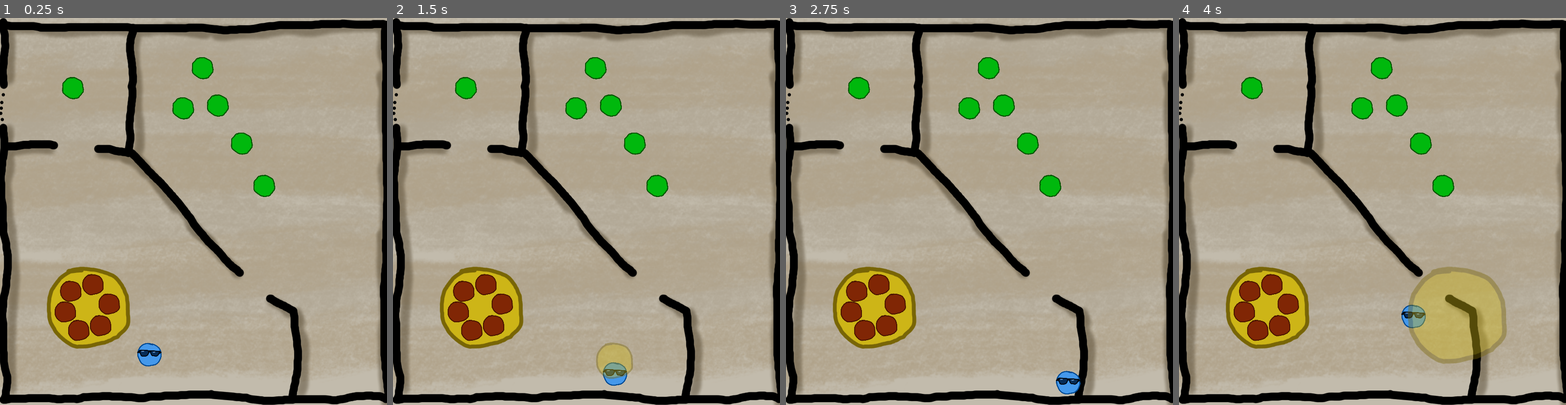
Above: before the commit, frames 1-4 (left to right).
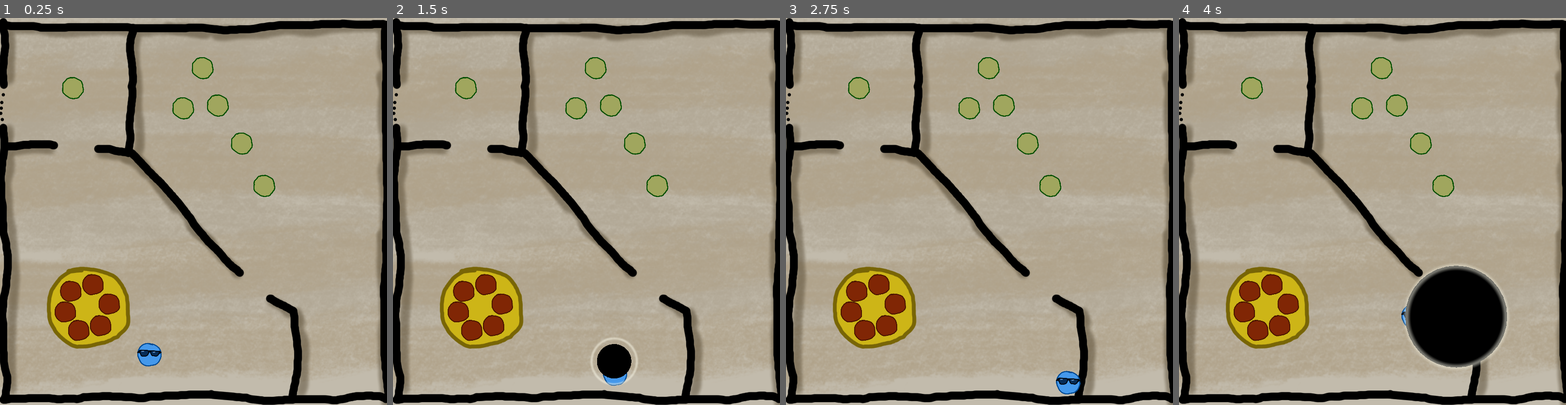
Above: after the commit, the same moments.

Repository: jalarimar/pizza
Game: Godot game, scene res://Level 1.tscn
The game is run twice, just before and just after one commit, with the same random seed, the same clock (stepped at 60 frames per second) and the same inputs.
Inputs (mouse positions are in pixels of both pictures, inside the frame that each line leads up to):
- Up to frame 1 (0.25 s): no input
- Up to frame 2 (1.5 s): tap Enter at 0.5 s; move the mouse to (609, 103) at 0.52 s; hold D (right) 0.53-1.28 s; hold Space (space) 0.53-1.28 s; move the mouse to (632, 141) at 1.27 s; hold S (down) from 1.28 s (still down); tap Space (space) at 1.35 s
- Up to frame 3 (2.75 s): move the mouse to (1049, 184) at 2.02 s; release S (down) at 2.03 s; hold D (right) from 2.03 s (still down); hold Space (space) from 2.03 s (still down)
- Up to frame 4 (4 s): move the mouse to (1360, 107) at 2.77 s; release D (right) at 2.78 s; release Space (space) at 2.78 s; hold W (up) 2.78-3.53 s; tap Space (space) at 2.85 s; move the mouse to (1380, 68) at 3.52 s; hold A (left) from 3.53 s (still down); hold Space (space) from 3.53 s (still down)

The runs differ from the first frame. In frame 1, 1.2% of the frame differs, in the area x 16-71%, y 10-46%; in frame 2, 2.1%; in frame 3, 1.2%; in frame 4, 7.0%, in the area x 16-85%, y 10-91%.

Commit message:
Change image of notification.

Diff:
--- a/Friend.tscn
+++ b/Friend.tscn
@@ -14,7 +14,6 @@
 script = ExtResource( 1 )
 
 [node name="Sprite" type="Sprite" parent="."]
-modulate = Color( 0, 1.10588, 0.146875, 1 )
 texture = ExtResource( 2 )
 __meta__ = {
 "_edit_lock_": true
--- a/Notification.gd
+++ b/Notification.gd
@@ -2,10 +2,15 @@
 
 var speak_range = 0
 var circle_radius = 0
+
+const modifier = 1.2
+const scale_base = Vector2(0.2, 0.2)
+const radius_base = 100
+
 # Called when the node enters the scene tree for the first time.
 func _ready():
-    $Tween.interpolate_property($Sprite, "scale", Vector2(0.1, 0.1), Vector2(speak_range, speak_range), 0.5, Tween.TRANS_LINEAR, Tween.EASE_IN_OUT)
-    $Tween.interpolate_property(self, "circle_radius", 0, speak_range * 100, 0.5, Tween.TRANS_LINEAR, Tween.EASE_IN_OUT)
+    $Tween.interpolate_property($Sprite, "scale", Vector2(0.05, 0.05), speak_range * scale_base * modifier, 0.5, Tween.TRANS_LINEAR, Tween.EASE_IN_OUT)
+    $Tween.interpolate_property(self, "circle_radius", 10, speak_range * radius_base * modifier, 0.5, Tween.TRANS_LINEAR, Tween.EASE_IN_OUT)
     $Tween.start()
     yield($Tween, "tween_completed")
     queue_free()
@@ -15,3 +20,9 @@
     for body in get_overlapping_bodies():
         if body.has_method("hear_pizza"):
             body.hear_pizza()
+
+func _process(delta):
+    update()
+
+func _draw():
+    draw_circle(Vector2(), $CollisionShape2D.shape.radius, Color.black)
--- a/Notification.tscn
+++ b/Notification.tscn
@@ -1,15 +1,16 @@
 [gd_scene load_steps=4 format=2]
 
 [ext_resource path="res://Notification.gd" type="Script" id=1]
-[ext_resource path="res://person_normal.png" type="Texture" id=2]
+[ext_resource path="res://soundwave.png" type="Texture" id=2]
 
 [sub_resource type="CircleShape2D" id=1]
+resource_local_to_scene = true
 
 [node name="Notification" type="Area2D"]
 script = ExtResource( 1 )
 
 [node name="Sprite" type="Sprite" parent="."]
-modulate = Color( 1, 1, 1, 0.411765 )
+modulate = Color( 1, 1, 1, 0.670588 )
 texture = ExtResource( 2 )
 
 [node name="CollisionShape2D" type="CollisionShape2D" parent="."]
Binary file added: soundwave.png
Not shown, added: soundwave.png.import
Not shown, changed: soundwave.kra
